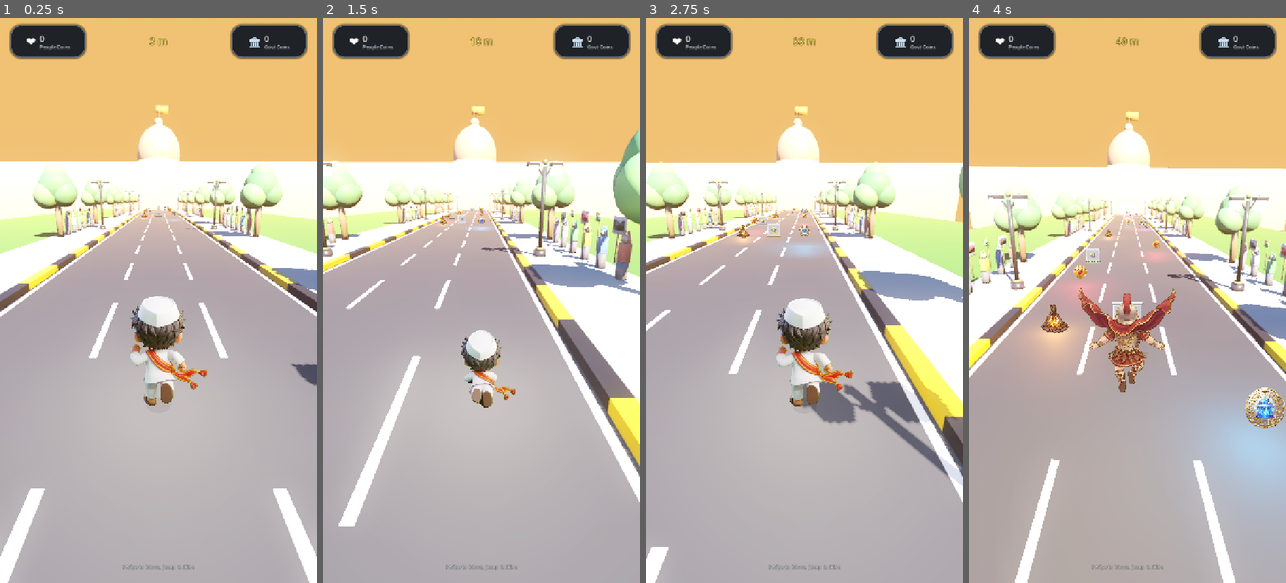
Above: before the commit, frames 1-4 (left to right).
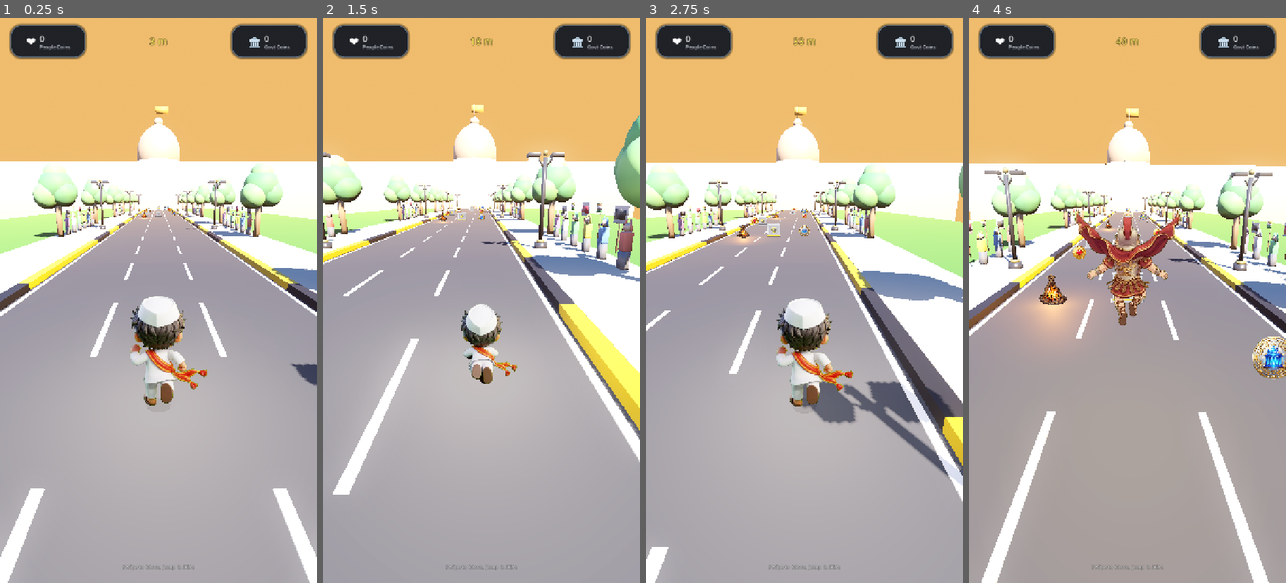
Above: after the commit, the same moments.

Repository: ce-subhash/history_turner
Game: Godot game, scene res://scenes/Main.tscn
Same seed, same stepped clock (60 frames per second), same inputs: the game is played once before the commit and once after it.
Inputs (mouse positions are in pixels of both pictures, inside the frame that each line leads up to):
- Up to frame 1 (0.25 s): no input
- Up to frame 2 (1.5 s): tap Enter at 0.5 s; move the mouse to (551, 272) at 0.52 s; hold D 0.53-1.25 s; tap E at 0.6 s; click (551, 272) at 0.67 s; tap Space at 0.77 s; drag from (418, 328) to (465, 413) at 1.27 s
- Up to frame 3 (2.75 s): move the mouse to (836, 176) at 2.02 s; hold D from 2.03 s (still down); tap Enter at 2.1 s
- Up to frame 4 (4 s): release D at 2.75 s; drag from (1111, 413) to (1032, 215) at 2.77 s; move the mouse to (1222, 385) at 3.52 s; hold A from 3.53 s (still down); tap 1 at 3.6 s; tap Space at 3.77 s

The runs differ from the first frame. In frame 1, 4.2% of the frame differs, in the area x 0-100%, y 15-100%; in frame 2, 22%; in frame 3, 6.3%; in frame 4, 36%, in the area x 0-100%, y 16-100%.

Commit message:
first test

Diff:
--- a/project.godot
+++ b/project.godot
@@ -42,7 +42,7 @@
 
 [rendering]
 
-renderer/rendering_method="mobile"
+renderer/rendering_method="gl_compatibility"
 renderer/rendering_method.mobile="gl_compatibility"
 textures/vram_compression/import_etc2_astc=true
-anti_aliasing/quality/msaa_3d=2
+anti_aliasing/quality/msaa_3d=0
--- a/resources/characters/joan.tres
+++ b/resources/characters/joan.tres
@@ -10,9 +10,9 @@
 active_ability_name = "Divine Aura"
 active_duration = 1.5
 active_cooldown = 22.0
-passive_perk_type = "zealots_faith"
+passive_perk_type = "holy_fervor"
 ability_description = "Radiates holy light; turns incoming hazards into gold relics for 1.5s."
 
-passive_description = "Zealot's Faith: Automatically triggers a 4s emergency shield if either meter drops below 15%."
+passive_description = "Holy Fervor: Collectibles award +25% bonus score with a 20% wider pickup radius."
 theme_color = Color(0.95, 0.85, 0.2, 1)
 difficulty_rating = "Medium / Recovery"
--- a/scenes/Main.tscn
+++ b/scenes/Main.tscn
@@ -24,22 +24,16 @@
 tonemap_mode = 2
 tonemap_exposure = 1.05
 glow_enabled = true
-glow_intensity = 0.5
-glow_bloom = 0.25
+glow_intensity = 0.4
+glow_bloom = 0.1
 glow_blend_mode = 0
-ssao_enabled = true
-ssao_radius = 1.6
-ssao_intensity = 2.2
-ssao_power = 1.5
+ssao_enabled = false
 fog_enabled = true
 fog_light_color = Color(0.85, 0.58, 0.32, 1)
-fog_density = 0.003
-fog_depth_begin = 35.0
-fog_depth_end = 175.0
-volumetric_fog_enabled = true
-volumetric_fog_density = 0.012
-volumetric_fog_albedo = Color(0.95, 0.78, 0.55, 1)
-volumetric_fog_emission = Color(0.15, 0.08, 0.04, 1)
+fog_density = 0.0012
+fog_depth_begin = 60.0
+fog_depth_end = 260.0
+volumetric_fog_enabled = false
 
 [sub_resource type="CapsuleShape3D" id="CapsuleShape3D_player"]
 radius = 0.32
--- a/scripts/globals/SaveManager.gd
+++ b/scripts/globals/SaveManager.gd
@@ -60,8 +60,8 @@
 # --- State Data Structure ---
 var save_data: Dictionary = {
 	"unlocked_characters": ["Caesar", "JoanOfArc", "HarrietTubman"],
-	"unlocked_relics": ["cleopatra_asp", "napoleon_telescope", "tesla_watch"],
-	"equipped_relics": ["cleopatra_asp", "napoleon_telescope"],
+	"unlocked_relics": [],
+	"equipped_relics": [],
 	"unlocked_timeline_cards": [],
 	"total_relics_collected": 0,
 	"best_distance": 0,
@@ -188,9 +188,8 @@
 
 
 ## Checks if a specific relic is currently active in the runner loadout.
-func is_relic_equipped(relic_id: String) -> bool:
-	var equipped: Array = save_data.get("equipped_relics", [])
-	return equipped.has(relic_id)
+func is_relic_equipped(_relic_id: String) -> bool:
+	return false
 
 
 ## Increments a tracked progression stat and checks for ruler milestone unlocks.
--- a/scripts/player/PlayerController.gd
+++ b/scripts/player/PlayerController.gd
@@ -110,14 +110,6 @@
 var is_divine_fever: bool = false
 var artillery_timer: float = 0.0
 
-# Phase 5 Relic State Tracking
-var cleopatra_asp_used: bool = false
-var tesla_magnet_timer: float = 0.0
-
-# Passive: Zealot's Faith tracker
-var zealot_emergency_triggered: bool = false
-var emergency_shield_timer: float = 0.0
-
 # In-Run Power-Up State
 var in_run_magnet_timer: float = 0.0
 var has_chrono_shield: bool = false
@@ -156,6 +148,7 @@
 	_setup_camera()
 	_setup_ability_visuals()
 	_setup_dust_particles()
+	_setup_obstacle_hurtbox()
 
 	if GameManager:
 		GameManager.game_over.connect(_on_game_over)
@@ -428,14 +421,9 @@
 		if slide_timer <= 0.0:
 			_end_slide()
 
-	if emergency_shield_timer > 0.0:
-		emergency_shield_timer -= delta
-		if emergency_shield_timer <= 0.0:
-			is_invulnerable = false
-
 	if invulnerable_timer > 0.0:
 		invulnerable_timer -= delta
-		if invulnerable_timer <= 0.0 and emergency_shield_timer <= 0.0 and chariot_boost_timer <= 0.0:
+		if invulnerable_timer <= 0.0 and chariot_boost_timer <= 0.0:
 			is_invulnerable = false
 
 	# Power-Up Countdown Timers
@@ -541,34 +529,107 @@
 			artillery_timer = 0.6
 			_execute_artillery_strike()
 
-	# Process Active Magnetism (Harriet, Fever, Tesla Watch, or In-Run Magnet)
-	if has_magnet_active or is_peasant_fever or is_divine_fever or tesla_magnet_timer > 0.0 or in_run_magnet_timer > 0.0:
-		if tesla_magnet_timer > 0.0:
-			tesla_magnet_timer -= delta
+	# Process Active Magnetism (Harriet, Fever, or In-Run Magnet)
+	if has_magnet_active or is_peasant_fever or is_divine_fever or in_run_magnet_timer > 0.0:
 		_process_magnetism(delta)
 
 	_check_collisions()
 
 
-
-## Activates Tesla's Pocket Watch 3.0s magnetism burst.
-func activate_tesla_magnet(duration: float = 3.0) -> void:
-	tesla_magnet_timer = duration
-	print("[Relic: Tesla's Pocket Watch] Activated %.1fs magnetism burst!" % duration)
+func _setup_obstacle_hurtbox() -> void:
+	var detector: Area3D = Area3D.new()
+	detector.name = "ObstacleHurtbox"
+	var det_col: CollisionShape3D = CollisionShape3D.new()
+	var det_shape: CapsuleShape3D = CapsuleShape3D.new()
+	det_shape.radius = 0.36
+	det_shape.height = 1.6
+	det_col.shape = det_shape
+	det_col.position = Vector3(0.0, 0.85, 0.0)
+	detector.add_child(det_col)
+	detector.body_entered.connect(_on_hurtbox_body_entered)
+	add_child(detector)
+
+
+func _on_hurtbox_body_entered(body: Node3D) -> void:
+	if GameManager.is_game_over:
+		return
+	var obs: Node3D = null
+	if body.is_in_group("obstacles") or body.name.begins_with("Obstacle") or "WoodFire" in body.name or "FireBody" in body.name:
+		obs = body
+	elif body.get_parent() and (body.get_parent().is_in_group("obstacles") or body.get_parent().name.begins_with("Obstacle") or "WoodFire" in body.get_parent().name):
+		obs = body.get_parent() as Node3D
+
+	if obs:
+		if is_sliding and (obs.name.begins_with("Obstacle_HighArch") or "HighArch" in obs.name):
+			return
+		_handle_obstacle_collision(obs, body.name)
+
+
+func _check_collisions() -> void:
+	for i in range(get_slide_collision_count()):
+		var collision: KinematicCollision3D = get_slide_collision(i)
+		var collider: Object = collision.get_collider()
+		if not collider:
+			continue
+
+		var obs_target: Node3D = null
+		if collider is Node:
+			if collider.is_in_group("obstacles") or collider.name.begins_with("Obstacle") or "WoodFire" in collider.name or "FireBody" in collider.name:
+				obs_target = collider as Node3D
+			elif collider.get_parent() and (collider.get_parent().is_in_group("obstacles") or collider.get_parent().name.begins_with("Obstacle") or "WoodFire" in collider.get_parent().name):
+				obs_target = collider.get_parent() as Node3D
+
+		if obs_target:
+			if is_sliding and (obs_target.name.begins_with("Obstacle_HighArch") or "HighArch" in obs_target.name):
+				continue
+			_handle_obstacle_collision(obs_target, collider.name)
+			break
+
+
+func _handle_obstacle_collision(obs: Node3D, collider_name: String) -> void:
+	if GameManager.is_game_over:
+		return
+
+	# In-Run Chariot Boost or Peasant Fever: Smash right through!
+	if chariot_boost_timer > 0.0 or is_peasant_fever:
+		_smash_obstacle(obs)
+		_spawn_floating_text("💥 SMASH! +50", Color(1.0, 0.85, 0.2))
+		return
+
+	if is_invulnerable:
+		_pulse_shield_impact()
+		return
+
+	if is_ghost_mode:
+		return
+
+	if has_divine_aura:
+		_transmute_obstacle(obs)
+		return
+
+	# In-Run Chrono-Shield Protection: Absorbs hit and saves the run!
+	if has_chrono_shield:
+		has_chrono_shield = false
+		_trigger_shield_break(obs)
+		return
+
+	var reason: String = "Crashed into %s" % (obs.name if obs else collider_name)
+	if has_node("/root/AudioManager"):
+		get_node("/root/AudioManager").play_sfx_crash()
+	GameManager.trigger_game_over(reason)
 
 
 ## Pulls relevant collectibles toward player based on active state.
 func _process_magnetism(delta: float) -> void:
-	var radius: float = FEVER_MAGNET_RADIUS if (is_peasant_fever or is_divine_fever or tesla_magnet_timer > 0.0) else MAGNET_RADIUS
-	var speed: float = FEVER_MAGNET_SPEED if (is_peasant_fever or is_divine_fever or tesla_magnet_timer > 0.0) else MAGNET_PULL_SPEED
+	var radius: float = FEVER_MAGNET_RADIUS if (is_peasant_fever or is_divine_fever) else MAGNET_RADIUS
+	var speed: float = FEVER_MAGNET_SPEED if (is_peasant_fever or is_divine_fever) else MAGNET_PULL_SPEED
 
 	for node in get_tree().root.find_children("*", "Area3D", true, false):
 		if node is CollectibleScript and not node.is_collected:
-			if tesla_magnet_timer <= 0.0:
-				if is_peasant_fever and node.get("type") != CollectibleScript.CollectibleType.PEOPLE_FIST:
-					continue
-				if is_divine_fever and node.get("type") != CollectibleScript.CollectibleType.GOVT_CROWN:
-					continue
+			if is_peasant_fever and node.get("type") != CollectibleScript.CollectibleType.PEOPLE_FIST:
+				continue
+			if is_divine_fever and node.get("type") != CollectibleScript.CollectibleType.GOVT_CROWN:
+				continue
 
 			var dist: float = global_position.distance_to(node.global_position)
 			if dist <= radius:
@@ -582,69 +643,6 @@
 		var dz: float = node.global_position.z - global_position.z
 		if dz < -5.0 and dz > -35.0:
 			_transmute_obstacle(node as Node3D)
-
-
-func _check_collisions() -> void:
-	for i in range(get_slide_collision_count()):
-		var collision: KinematicCollision3D = get_slide_collision(i)
-		var collider: Object = collision.get_collider()
-
-		if collider and (collider.is_in_group("obstacles") or collider.name.begins_with("Obstacle")):
-			# If sliding, glide safely underneath high arch obstacles
-			if is_sliding and (collider.name.begins_with("Obstacle_HighArch") or "HighArch" in collider.name):
-				continue
-
-			# In-Run Chariot Boost or Peasant Fever: Smash right through!
-			if chariot_boost_timer > 0.0 or is_peasant_fever:
-				_smash_obstacle(collider as Node3D)
-				_spawn_floating_text("💥 SMASH! +50", Color(1.0, 0.85, 0.2))
-				continue
-
-			if is_invulnerable:
-				_pulse_shield_impact()
-				continue
-
-			if is_ghost_mode:
-				continue
-
-			if has_divine_aura:
-				_transmute_obstacle(collider as Node3D)
-				continue
-
-			# In-Run Chrono-Shield Protection: Absorbs hit and saves the run!
-			if has_chrono_shield:
-				has_chrono_shield = false
-				_trigger_shield_break(collider as Node3D)
-				continue
-
-			# Relic Perk: Cleopatra's Asp
-			if has_node("/root/SaveManager"):
-				var sm = get_node("/root/SaveManager")
-				if sm.is_relic_equipped("cleopatra_asp") and not cleopatra_asp_used:
-					cleopatra_asp_used = true
-					_trigger_cleopatra_asp()
-					continue
-
-			var reason: String = "Crashed into %s" % collider.name
-			if has_node("/root/AudioManager"):
-				get_node("/root/AudioManager").play_sfx_crash()
-			GameManager.trigger_game_over(reason)
-			break
-
-
-
-## Cleopatra's Asp: Emergency revival resetting meters to 50/50 with 3.5s invulnerability.
-func _trigger_cleopatra_asp() -> void:
-	GameManager.people_power = 50.0
-	GameManager.govt_power = 50.0
-	GameManager.power_changed.emit(50.0, 50.0)
-	emergency_shield_timer = 3.5
-	is_invulnerable = true
-	shield_mesh.visible = true
-	shield_mesh.material_override.albedo_color = Color(0.2, 0.95, 0.45, 0.6)
-	shield_mesh.material_override.emission = Color(0.2, 0.9, 0.4)
-	if GameManager:
-		GameManager.decision_notification.emit("🐍 CLEOPATRA'S ASP: Fatal collapse averted! Meters stabilized at 50%!")
 
 
 func _smash_obstacle(obstacle: Node3D) -> void:
@@ -765,20 +763,8 @@
 		character_sprite.modulate = char_data["modulate"]
 
 
-func _on_power_changed(people: float, govt: float) -> void:
-	if not CharacterManager or not CharacterManager.active_character:
-		return
-
-	if CharacterManager.active_character.get("passive_perk_type") == "zealots_faith":
-		if (people < 15.0 or govt < 15.0) and not zealot_emergency_triggered:
-			zealot_emergency_triggered = true
-			emergency_shield_timer = 4.0
-			is_invulnerable = true
-			invulnerable_timer = 4.0
-			if GameManager:
-				GameManager.decision_notification.emit("⚔️ ZEALOT'S FAITH: Emergency 4s Invincibility!")
-		elif people >= 25.0 and govt >= 25.0:
-			zealot_emergency_triggered = false
+func _on_power_changed(_people: float, _govt: float) -> void:
+	pass
 
 
 
@@ -965,24 +951,27 @@
 		target_fov += 4.0
 	camera.fov = lerpf(camera.fov, target_fov, 3.5 * delta)
 
-	# 2. Footstep micro-bobbing synchronized with running stride and landing dip
+	# 2. Ground-stabilized camera: Keeps camera height steady during jumps
+	# Compensates for player's vertical jump position.y so runner visibly leaps into frame
+	# while boulevard, obstacles, and horizon dome remain rock-solid and stable.
 	var base_cam_y: float = 2.85 + landing_dip_offset
 	landing_dip_offset = lerpf(landing_dip_offset, 0.0, 8.0 * delta)
 
+	var target_cam_y: float = base_cam_y - position.y * 0.85
 	if (is_on_floor() or position.y < 0.15) and not is_sliding and not GameManager.is_game_over:
-		camera.position.y = base_cam_y + sin(run_anim_time * 2.0) * 0.025
+		camera.position.y = target_cam_y + sin(run_anim_time * 2.0) * 0.025
 	else:
-		camera.position.y = lerpf(camera.position.y, base_cam_y, 6.0 * delta)
+		camera.position.y = lerpf(camera.position.y, target_cam_y, 14.0 * delta)
 
 	# 3. Dynamic banking roll when switching lanes
 	camera.rotation.z = lerpf(camera.rotation.z, banking_tilt * 0.45, 8.0 * delta)
 
-	# 4. Camera Trauma Shake (Close calls, collisions, boosts)
+	# 4. Camera Trauma Shake (Subtle, non-disruptive micro-shake)
 	if camera_trauma > 0.0:
 		var shake_amount = camera_trauma * camera_trauma
-		camera.h_offset = (randf() * 2.0 - 1.0) * shake_amount * 0.14
-		camera.v_offset = (randf() * 2.0 - 1.0) * shake_amount * 0.14
-		camera_trauma = maxf(0.0, camera_trauma - delta * 2.2)
+		camera.h_offset = (randf() * 2.0 - 1.0) * shake_amount * 0.035
+		camera.v_offset = (randf() * 2.0 - 1.0) * shake_amount * 0.035
+		camera_trauma = maxf(0.0, camera_trauma - delta * 2.5)
 	else:
 		camera.h_offset = 0.0
 		camera.v_offset = 0.0
@@ -1083,14 +1072,14 @@
 func _trigger_close_call() -> void:
 	if has_node("/root/AudioManager"):
 		get_node("/root/AudioManager").play_sfx_close_call()
-	camera_trauma = minf(camera_trauma + 0.22, 0.55)
+	camera_trauma = minf(camera_trauma + 0.12, 0.35)
 	GameManager.add_people_power(1.5)
 	GameManager.add_govt_power(1.5)
 	_spawn_floating_text("⚡ CLOSE CALL! +50", Color(1.0, 0.9, 0.2))
 
 
 func trigger_combo_popup(combo: int) -> void:
-	camera_trauma = minf(camera_trauma + 0.15, 0.4)
+	camera_trauma = minf(camera_trauma + 0.08, 0.25)
 	_spawn_floating_text("🔥 %dx STREAK!" % combo, Color(1.0, 0.45, 0.1))
 
 
--- a/scripts/world/TrackManager.gd
+++ b/scripts/world/TrackManager.gd
@@ -317,13 +317,13 @@
 	# 3. Yellow and Black Striped Curbs
 	for side in [-1.0, 1.0]:
 		var curb_x: float = side * (ROAD_WIDTH * 0.5 + 0.18)
-		for s in range(10):
+		for s in range(5):
 			var curb_seg: MeshInstance3D = MeshInstance3D.new()
 			var c_box: BoxMesh = BoxMesh.new()
-			c_box.size = Vector3(0.36, 0.28, 3.0)
+			c_box.size = Vector3(0.36, 0.28, 6.0)
 			c_box.material = curb_yellow_material if s % 2 == 0 else curb_black_material
 			curb_seg.mesh = c_box
-			curb_seg.position = Vector3(curb_x, 0.10, -(s * 3.0 + 1.5))
+			curb_seg.position = Vector3(curb_x, 0.10, -(s * 6.0 + 3.0))
 			chunk.add_child(curb_seg)
 
 	# 4. Sidewalks on Left and Right
@@ -469,26 +469,18 @@
 	var sprite: Sprite3D = Sprite3D.new()
 	sprite.name = "CollectibleSprite"
 	sprite.billboard = BaseMaterial3D.BILLBOARD_ENABLED
+	sprite.shaded = false
 	sprite.alpha_cut = Sprite3D.ALPHA_CUT_DISABLED
 	sprite.texture_filter = BaseMaterial3D.TEXTURE_FILTER_LINEAR_WITH_MIPMAPS
 	sprite.cast_shadow = GeometryInstance3D.SHADOW_CASTING_SETTING_OFF
 	sprite.pixel_size = 0.85 / 1024.0
 
-	var light: OmniLight3D = OmniLight3D.new()
-	light.omni_range = 5.0
-	light.omni_attenuation = 1.3
-
 	if type == CollectibleScript.CollectibleType.PEOPLE_FIST:
 		sprite.texture = TOKEN_HEART_TEX
-		light.light_color = Color(1.0, 0.22, 0.28)
-		light.light_energy = 2.4
 	else:
 		sprite.texture = TOKEN_TEMPLE_TEX
-		light.light_color = Color(0.15, 0.70, 1.0)
-		light.light_energy = 2.4
 
 	token.add_child(sprite)
-	token.add_child(light)
 	return token
 
 
@@ -508,7 +500,7 @@
 
 			var col: CollisionShape3D = CollisionShape3D.new()
 			var box: BoxShape3D = BoxShape3D.new()
-			box.size = Vector3(1.6, 0.82, 0.5)
+			box.size = Vector3(1.6, 0.82, 0.75)
 			col.shape = box
 			col.position = Vector3(0.0, 0.41, 0.0)
 			body.add_child(col)
@@ -521,8 +513,8 @@
 			sprite.texture_filter = BaseMaterial3D.TEXTURE_FILTER_LINEAR_WITH_MIPMAPS
 			sprite.pixel_size = 1.6 / 1024.0
 			sprite.position = Vector3(0.0, 0.70, 0.0)
-			sprite.rotation_degrees = Vector3.ZERO
-			sprite.billboard = BaseMaterial3D.BILLBOARD_DISABLED
+			sprite.rotation_degrees = Vector3(-18.0, 0.0, 0.0)
+			sprite.billboard = BaseMaterial3D.BILLBOARD_FIXED_Y
 			body.add_child(sprite)
 
 			return body
@@ -535,7 +527,7 @@
 
 			var col: CollisionShape3D = CollisionShape3D.new()
 			var box: BoxShape3D = BoxShape3D.new()
-			box.size = Vector3(1.8, 0.80, 0.3)
+			box.size = Vector3(1.8, 0.80, 0.75)
 			col.shape = box
 			col.position = Vector3(0.0, 0.40, 0.0)
 			body.add_child(col)
@@ -548,22 +540,9 @@
 			sprite.texture_filter = BaseMaterial3D.TEXTURE_FILTER_LINEAR_WITH_MIPMAPS
 			sprite.pixel_size = 1.75 / 1024.0
 			sprite.position = Vector3(0.0, 0.88, 0.0)
+			sprite.rotation_degrees = Vector3(-18.0, 0.0, 0.0)
+			sprite.billboard = BaseMaterial3D.BILLBOARD_FIXED_Y
 			body.add_child(sprite)
-
-			# Red and Blue emergency flashing lights
-			var red_siren: OmniLight3D = OmniLight3D.new()
-			red_siren.light_color = Color(1.0, 0.15, 0.15)
-			red_siren.light_energy = 3.2
-			red_siren.omni_range = 4.5
-			red_siren.position = Vector3(-0.45, 1.45, 0.1)
-			body.add_child(red_siren)
-
-			var blue_siren: OmniLight3D = OmniLight3D.new()
-			blue_siren.light_color = Color(0.15, 0.45, 1.0)
-			blue_siren.light_energy = 3.2
-			blue_siren.omni_range = 4.5
-			blue_siren.position = Vector3(0.45, 1.45, 0.1)
-			body.add_child(blue_siren)
 
 			return body
 
@@ -575,7 +554,7 @@
 
 			var col: CollisionShape3D = CollisionShape3D.new()
 			var box: BoxShape3D = BoxShape3D.new()
-			box.size = Vector3(1.6, 0.80, 0.3)
+			box.size = Vector3(1.6, 0.80, 0.75)
 			col.shape = box
 			col.position = Vector3(0.0, 0.40, 0.0)
 			body.add_child(col)
--- a/scripts/world/WoodFireObstacle.gd
+++ b/scripts/world/WoodFireObstacle.gd
@@ -29,7 +29,7 @@
 	if has_node("FireBody"):
 		return
 
-	# 1. Physics Body & Decreased Jump-Friendly Collision Box
+	# 1. Physics Body & Jump-Friendly Collision Box
 	var body = StaticBody3D.new()
 	body.name = "FireBody"
 	body.add_to_group("obstacles")
@@ -37,13 +37,13 @@
 
 	var col = CollisionShape3D.new()
 	var box = BoxShape3D.new()
-	# Decreased collider box: 1.0m width (narrower than lane), 0.52m height (very low, effortless jump), 0.35m depth (thin Z profile)
-	box.size = Vector3(1.0, 0.52, 0.35)
+	# Safe collision box: 1.0m width, 0.52m height, 0.70m depth along track to prevent tunneling
+	box.size = Vector3(1.0, 0.52, 0.70)
 	col.shape = box
 	col.position = Vector3(0.0, 0.26, 0.0)
 	body.add_child(col)
 
-	# 2. Stylized 2.5D Campfire PNG Sprite
+	# 2. Stylized 2.5D Campfire PNG Sprite (Tilted to match -18 deg camera pitch)
 	fire_sprite = Sprite3D.new()
 	fire_sprite.name = "WoodFireSprite"
 	fire_sprite.texture = WOOD_FIRE_TEX
@@ -52,8 +52,8 @@
 	fire_sprite.texture_filter = BaseMaterial3D.TEXTURE_FILTER_LINEAR_WITH_MIPMAPS
 	fire_sprite.pixel_size = 1.25 / 1024.0
 	fire_sprite.position = Vector3(0.0, 0.52, 0.0)
-	fire_sprite.rotation_degrees = Vector3.ZERO
-	fire_sprite.billboard = BaseMaterial3D.BILLBOARD_DISABLED
+	fire_sprite.rotation_degrees = Vector3(-18.0, 0.0, 0.0)
+	fire_sprite.billboard = BaseMaterial3D.BILLBOARD_FIXED_Y
 	body.add_child(fire_sprite)
 
 	# 3. Dynamic Flickering Campfire OmniLight3D
